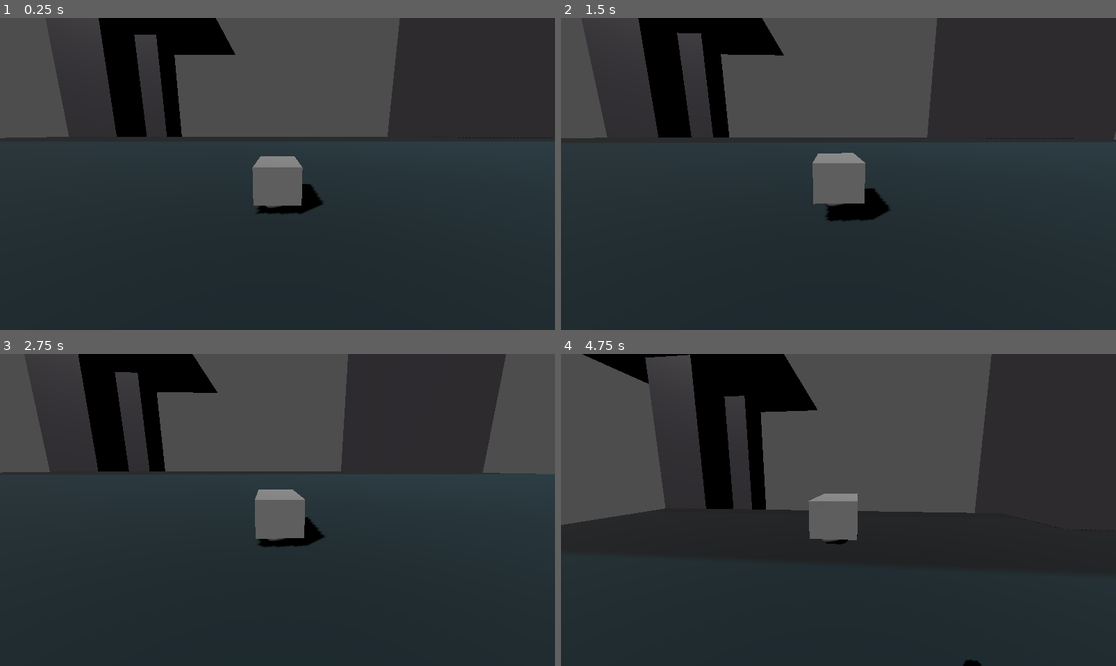
Above: before the commit, frames 1-4 (two rows, left to right).
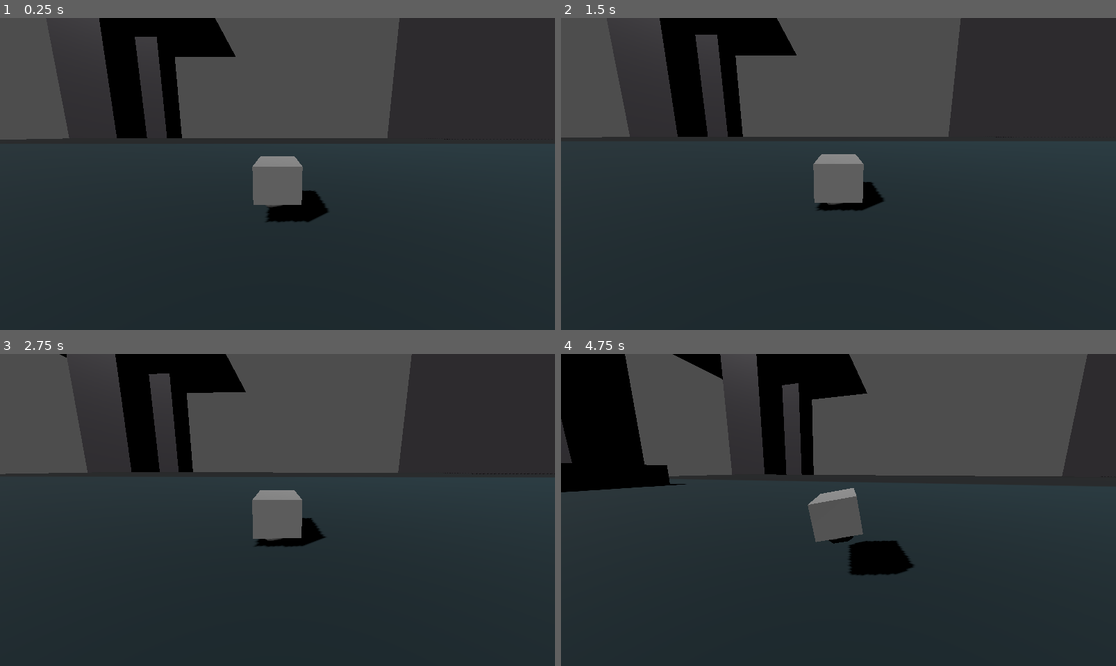
Above: after the commit, the same moments.

Repository: TaxiService/fcar
Game: Godot game, scene res://main.tscn
Two runs of this game, one before a commit and one after it. Both use one fixed random seed, a clock stepped at 60 frames per second and the inputs below. The engine's default icon, where the game draws it, is replaced by a stand-in: a white triangle on a blue panel in a dark square.
Inputs:
- Up to frame 1 (0.25 s): no input
- Up to frame 2 (1.5 s): hold D (strafe_right) 0.53-1.28 s; hold C (crouch) 0.53-1.28 s; tap Space (jump) at 0.77, 0.8, 1.07, 1.35 s; hold S (backward) from 1.28 s (still down)
- Up to frame 3 (2.75 s): tap Space (jump) at 1.52, 1.82, 2.3 s; tap C (crouch) at 1.55 s; release S (backward) at 2.03 s; hold D (strafe_right) from 2.03 s (still down); hold C (crouch) from 2.03 s (still down)
- Up to frame 4 (4.75 s): release D (strafe_right) at 2.78 s; release C (crouch) at 2.78 s; hold W (forward) 2.78-3.53 s; tap C (crouch) at 2.85, 4.35 s; tap Space (jump) at 3.02, 3.32, 4.52 s; hold Space (jump) 3.53-4.28 s; hold A (strafe_left) from 3.53 s (still down)

The runs differ from the first frame. In frame 1, 0.9% of the frame differs, in the area x 0-100%, y 0-66%; in frame 2, 7.8%; in frame 3, 16%; in frame 4, 29%, in the area x 0-100%, y 0-100%.

Commit message:
Add smooth input ramping for all control axes
Implemented dual analog stick-style input smoothing:
- Left stick (WASD): pitch and roll acceleration
- Right stick (Space/Q/C/E): throttle and yaw acceleration
- All inputs now ramp smoothly with move_toward()
- Added input decay when car is disabled to prevent sticky controls
- New exported parameters for tweaking each axis responsiveness

🤖 Generated with [Claude Code](https://claude.com/claude-code)

Co-Authored-By: Claude Sonnet 4.5 <noreply@anthropic.com>

Diff:
--- a/FCar.gd
+++ b/FCar.gd
@@ -5,21 +5,50 @@
 var is_stable: bool = true  # Tracks if car is stable enough for stabilizers/wheels
 var disabled_time_remaining: float = 0.0  # Time until stabilizers can re-enable
 var grace_period_remaining: float = 0.0  # Immunity period after recovery
-
-@export var vertical_force: float = 75.0
-@export var forward_force: float = 75.0
-@export var backward_force: float = 65.0
-@export var sideways_force: float = 50.0
-@export var yaw_torque: float = 3.5
-@export var stabilizer_strength: float = 20.0
+var thrust_power: float = 1.0  # Current thrust multiplier (dissipates when disabled)
+
+# Smoothed input state (all axes ramp up/down like analog sticks)
+# Left stick (WASD) - controls tilt/movement direction
+var current_pitch: float = 0.0  # Forward/backward tilt (-1 to 1)
+var current_roll: float = 0.0   # Left/right tilt (-1 to 1)
+# Right stick (Space/Q/C/E) - controls altitude and rotation
+var current_throttle: float = 0.0  # Up/down thrust (-1 to 1)
+var current_yaw: float = 0.0       # Rotation (-1 to 1)
+
+# Vectored thrust parameters
+@export_category("thrust")
+@export var hover_thrust: float = 2.5  # Thrust when NOT height-locked (slowly descends)
+@export var heightlock_thrust: float = 5.0  # Thrust when height-locked (maintains altitude)
+@export var max_thrust: float = 10.0  # Maximum possible thrust per wheel
+@export var max_thrust_angle: float = 50.0  # Max thruster tilt from vertical (degrees)
+@export_category("tilt differential")
+@export var pitch_differential: float = 0.3  # 0=no tilt, 1=max tilt (front/back thrust difference)
+@export var roll_differential: float = 0.3   # 0=no tilt, 1=max tilt (left/right thrust difference)
+@export_category("input smoothing")
+# Left stick (WASD) - how fast each axis responds
+@export var pitch_acceleration: float = 3.0  # How fast forward/back input ramps (higher = snappier)
+@export var roll_acceleration: float = 3.0   # How fast left/right input ramps (higher = snappier)
+# Right stick (Space/Q/C/E) - how fast each axis responds
+@export var throttle_acceleration: float = 2.5  # How fast up/down input ramps (higher = snappier)
+@export var yaw_acceleration: float = 0.8  # How fast yaw builds up (higher = slower, more gradual)
+@export_category("yaw")
+@export var yaw_thrust_angle: float = 30.0  # How much front/back thrusters tilt for yaw
+@export var max_angular_speed: float = 2.0  # Max rotation speed (rad/s) - prevents crazy spinning
+@export_category("height lock")
+@export var height_lock_strength: float = 0.5  # How aggressively height lock corrects
+@export var height_lock_dissipation: float = 2.0  # How fast thrust fades when disabled (seconds)
+@export_category("stabilizer")
+@export var stabilizer_strength: float = 25.0  # Reduced to allow natural tilting
 @export var max_tilt_for_stabilizer: float = 60.0  # Disable stabilizer beyond this tilt angle (degrees)
-@export var recovery_time: float = 2.0  # How long stabilizers stay disabled after exceeding tilt
-@export var grace_period: float = 4.0  # Immunity time after recovery - can't be disabled again
-@export var auto_flip_strength: float = 30.0  # Torque to help flip car upright during grace period
-@export var stable_angular_damp: float = 3.0  # Angular damping when stabilizers active
-@export var unstable_angular_damp: float = 1.0  # Angular damping when disabled/tumbling
+@export_category("unstable/disabled")
+@export var recovery_time: float = 1.5  # How long stabilizers stay disabled after exceeding tilt
+@export var grace_period: float = 3.0  # Immunity time after recovery - can't be disabled again
+@export var auto_flip_strength: float = 25.0  # Torque to help flip car upright during grace period
+@export_category("damping")
+@export var stable_angular_damp: float = 1.8  # Angular damping when stabilizers active
+@export var unstable_angular_damp: float = 0.8  # Angular damping when disabled/tumbling
 @export var stable_linear_damp: float = 2.0  # Linear damping when stabilizers active
-@export var unstable_linear_damp: float = 1.0  # Linear damping when disabled/tumbling
+@export var unstable_linear_damp: float = 0.85  # Linear damping when disabled/tumbling
 
 # Wheel/corner nodes for future force application
 # These should be Marker3D children positioned at the car's corners
@@ -57,11 +86,13 @@
 
 	# State machine for stability
 	if disabled_time_remaining > 0.0:
-		# Currently disabled - no control
+		# Currently disabled - no control, dissipate thrust
 		is_stable = false
+		thrust_power = move_toward(thrust_power, 0.0, delta / height_lock_dissipation)
 	elif grace_period_remaining > 0.0:
 		# In grace period - always stable, can't be disabled again
 		is_stable = true
+		thrust_power = move_toward(thrust_power, 1.0, delta / height_lock_dissipation)
 	else:
 		# Normal operation - check tilt threshold
 		if tilt_angle >= max_tilt_for_stabilizer:
@@ -72,46 +103,179 @@
 		else:
 			# Car is upright - enable
 			is_stable = true
+			thrust_power = move_toward(thrust_power, 1.0, delta / height_lock_dissipation)
 
 	# Only accept inputs if car is stable/operational
 	if is_stable:
+		# ===== READ RAW INPUT TARGETS =====
+		# These are the "target" values each axis is ramping towards
+
+		# --- LEFT STICK (WASD) - Movement direction ---
+		var target_pitch: float = 0.0  # Forward/backward
+		var target_roll: float = 0.0   # Left/right
+
+		if Input.is_action_pressed("backward"):
+			target_pitch = 1.0
+		if Input.is_action_pressed("forward"):
+			target_pitch = -1.0
+		if Input.is_action_pressed("strafe_left"):
+			target_roll = -1.0
+		if Input.is_action_pressed("strafe_right"):
+			target_roll = 1.0
+
+		# --- RIGHT STICK (Space/Q/C/E) - Altitude and rotation ---
+		var target_throttle: float = 0.0  # Up/down
+		var target_yaw: float = 0.0       # Rotation
+
+		# Throttle input (vertical)
+		if Input.is_action_pressed("jump"):
+			if lock_height: target_height = global_transform.origin.y
+			target_throttle = 1.0  # Full up
+		if Input.is_action_just_released("jump"):
+			if lock_height: target_height = global_transform.origin.y
+
+		if Input.is_action_pressed("crouch"):
+			if lock_height: target_height = global_transform.origin.y
+			target_throttle = -1.0  # Full down
+		if Input.is_action_just_released("crouch"):
+			if lock_height: target_height = global_transform.origin.y
+
+		# Yaw input (rotation)
+		if Input.is_action_pressed("turn_right"):  # Q key
+			target_yaw = 1.0
+		if Input.is_action_pressed("turn_left"):  # E key
+			target_yaw = -1.0
+
+		# Height lock toggle
 		if Input.is_action_just_pressed("height_brake"):
 			engage_heightlock()
 
+		# ===== APPLY INPUT SMOOTHING =====
+		# All axes ramp towards their targets (like analog sticks)
+
+		# Left stick smoothing
+		current_pitch = move_toward(current_pitch, target_pitch, pitch_acceleration * delta)
+		current_roll = move_toward(current_roll, target_roll, roll_acceleration * delta)
+
+		# Right stick smoothing
+		current_throttle = move_toward(current_throttle, target_throttle, throttle_acceleration * delta)
+
+		# Yaw has special handling for angular velocity limits
+		var current_angular_speed = angular_velocity.dot(global_transform.basis.y)
+		if abs(current_angular_speed) > max_angular_speed:
+			# Already spinning too fast - block yaw input in that direction
+			if sign(target_yaw) == sign(current_angular_speed):
+				target_yaw = 0.0
+			# Also apply counter-yaw to slow down
+			target_yaw = -sign(current_angular_speed) * 0.3
+
+		# When strafing (A/D), reduce yaw effect to prevent Q+D/A+E combos
+		if abs(current_roll) > 0.1:
+			target_yaw *= 0.3
+
+		current_yaw = move_toward(current_yaw, target_yaw, yaw_acceleration * delta)
+
+		# ===== CALCULATE FINAL INPUT VALUES =====
+		# Apply curves/scaling to smoothed values
+
+		# Pitch and roll: direct mapping (could add curves later)
+		var input_pitch: float = current_pitch
+		var input_roll: float = current_roll
+
+		# Throttle: scale to thrust multipliers
+		var throttle: float = current_throttle * 1.2  # Scale factor for thrust effect
+
+		# Yaw: apply ease-in curve for smoother feel
+		var input_yaw: float = sign(current_yaw) * pow(abs(current_yaw), 1.5)
+
+		# ===== HEIGHT LOCK SYSTEM =====
+		var current_base_thrust = heightlock_thrust if lock_height else hover_thrust
+
+		# Height lock assistance (adds to throttle)
 		if lock_height:
-			apply_central_force(\
-			Vector3.UP * mass * 2*(vertical_force/3) *\
-			(target_height - global_transform.origin.y)\
-			)
-
-		if Input.is_action_pressed("jump"):
-			if lock_height: target_height = global_transform.origin.y
-			apply_central_force(Vector3.UP * vertical_force * mass)
-		if Input.is_action_just_released("jump"):
-			if lock_height: target_height = global_transform.origin.y
-
-		if Input.is_action_pressed("crouch"):
-			if lock_height: target_height = global_transform.origin.y
-			apply_central_force(Vector3.DOWN * (vertical_force/2) * mass)
-		if Input.is_action_just_released("crouch"):
-			if lock_height: target_height = global_transform.origin.y
-
-		if Input.is_action_pressed("forward"):
-			apply_central_force(-global_transform.basis.z * forward_force * mass)
-		if Input.is_action_pressed("backward"):
-			apply_central_force(global_transform.basis.z * backward_force * mass)
-
-		if Input.is_action_pressed("strafe_left"):
-			apply_central_force(-global_transform.basis.x * sideways_force * mass)
-		if Input.is_action_pressed("strafe_right"):
-			apply_central_force(global_transform.basis.x * sideways_force * mass)
-
-		# Simple turning with just yaw torque
-		# Q turns right, E turns left
-		if Input.is_action_pressed("turn_left"):  # Q key
-			apply_torque(global_transform.basis.y * yaw_torque * mass * 1.0)
-		if Input.is_action_pressed("turn_right"):  # E key
-			apply_torque(global_transform.basis.y * yaw_torque * mass * -1.0)
+			var height_error = target_height - global_transform.origin.y
+			throttle += clamp(height_error * height_lock_strength, -0.5, 0.5)
+
+		# Car's local axes for thrust direction
+		var pitch_axis = global_transform.basis.x  # Car's right axis
+		var roll_axis = -global_transform.basis.z  # Car's forward axis
+
+		# Calculate thrust for each wheel (they can tilt independently for yaw)
+		var wheels = [
+			{"node": wheel_front_left, "is_front": true, "is_left": true},
+			{"node": wheel_front_right, "is_front": true, "is_left": false},
+			{"node": wheel_back_left, "is_front": false, "is_left": true},
+			{"node": wheel_back_right, "is_front": false, "is_left": false}
+		]
+
+		for wheel in wheels:
+			if not wheel.node:
+				continue
+
+			# Start with base tilt from movement input
+			var tilt_pitch = input_pitch * max_thrust_angle
+			var tilt_roll = input_roll * max_thrust_angle
+
+			# Add yaw component: front wheels tilt sideways opposite to back wheels
+			# This creates natural rotation through thrust differential
+			var yaw_tilt = input_yaw * yaw_thrust_angle
+			if wheel.is_front:
+				tilt_roll += yaw_tilt  # Front wheels tilt one way
+			else:
+				tilt_roll -= yaw_tilt  # Back wheels tilt the other way
+
+			# Calculate thrust direction (start with UP, then rotate)
+			var thrust_direction = Vector3.UP
+			thrust_direction = thrust_direction.rotated(pitch_axis, deg_to_rad(tilt_pitch))
+			thrust_direction = thrust_direction.rotated(roll_axis, deg_to_rad(tilt_roll))
+
+			# Calculate total tilt angle for thrust compensation
+			var total_tilt = sqrt(tilt_pitch * tilt_pitch + tilt_roll * tilt_roll)
+			total_tilt = clamp(total_tilt, 0.0, 89.0)  # Prevent division by zero at 90°
+
+			# Compensate thrust to maintain altitude: multiply by 1/cos(angle)
+			var altitude_compensation = 1.0 / cos(deg_to_rad(total_tilt))
+
+			# Calculate thrust differential for natural pitch/roll tilt
+			# Front/back difference creates pitch, left/right difference creates roll
+			var thrust_multiplier = 1.0
+
+			# Only apply pitch differential (not roll) to avoid diagonal yaw
+			# Pitch differential: front wheels less thrust, back wheels more (when pitching forward)
+			if wheel.is_front:
+				thrust_multiplier -= input_pitch * pitch_differential
+			else:
+				thrust_multiplier += input_pitch * pitch_differential
+
+			# Only apply roll differential (not pitch) to avoid diagonal yaw
+			# Roll differential: left wheels less thrust, right wheels more (when rolling right)
+			if wheel.is_left:
+				thrust_multiplier -= input_roll * roll_differential
+			else:
+				thrust_multiplier += input_roll * roll_differential
+
+			# When moving diagonally, reduce differential to prevent yaw
+			var diagonal_factor = abs(input_pitch) * abs(input_roll)
+			if diagonal_factor > 0.0:
+				thrust_multiplier = lerp(thrust_multiplier, 1.0, diagonal_factor * 0.7)
+
+			thrust_multiplier = clamp(thrust_multiplier, 0.1, 2.0)  # Don't go negative or too high
+
+			# Calculate thrust magnitude (with dissipation via thrust_power)
+			var thrust_magnitude = current_base_thrust * (1.0 + throttle) * altitude_compensation * thrust_multiplier * thrust_power
+			thrust_magnitude = clamp(thrust_magnitude, 0.0, max_thrust)  # Cap at max thrust
+			var thrust_force = thrust_direction * thrust_magnitude * mass
+
+			# Apply thrust at wheel position
+			apply_force(thrust_force, wheel.node.global_position - global_position)
+
+	else:
+		# Car is disabled - decay all inputs towards zero
+		# This prevents "sticky" inputs when recovering
+		current_pitch = move_toward(current_pitch, 0.0, pitch_acceleration * delta * 2.0)
+		current_roll = move_toward(current_roll, 0.0, roll_acceleration * delta * 2.0)
+		current_throttle = move_toward(current_throttle, 0.0, throttle_acceleration * delta * 2.0)
+		current_yaw = move_toward(current_yaw, 0.0, yaw_acceleration * delta * 2.0)
 
 	# Apply damping and stabilization based on stability state
 	if is_stable:
--- a/main.tscn
+++ b/main.tscn
@@ -221,10 +221,17 @@
 linear_damp = 1.0
 angular_damp = 1.0
 script = ExtResource("1_fr0kx")
-max_tilt_for_stabilizer = 20.0
-stable_angular_damp = 1.8
-unstable_angular_damp = 0.8
-unstable_linear_damp = 0.85
+hover_thrust = 3.0
+heightlock_thrust = 4.5
+pitch_differential = 0.5
+roll_differential = 0.2
+pitch_acceleration = 3.0
+roll_acceleration = 3.0
+throttle_acceleration = 2.5
+yaw_acceleration = 0.8
+height_lock_strength = 0.8
+height_lock_dissipation = 0.5
+max_tilt_for_stabilizer = 45.0
 
 [node name="CollisionShape3D" type="CollisionShape3D" parent="FCar"]
 shape = SubResource("BoxShape3D_eaf57")
